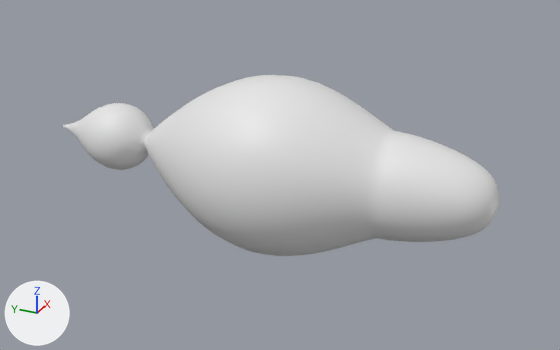
The glTF model frontend/public/fish322.glb as it was, and as the next commit left it.
Before and after are seen from a camera (50 mm lens) standing at (-15.86, -10.81, 7.68) and looking at (0.12, -3.62, -0.32). Every picture has the same lights, and +X, +Y and +Z are marked at lower left. The first picture is the older version. Vertices at exactly the same position are counted once.

Names of what the first picture shows: 'Fish'.
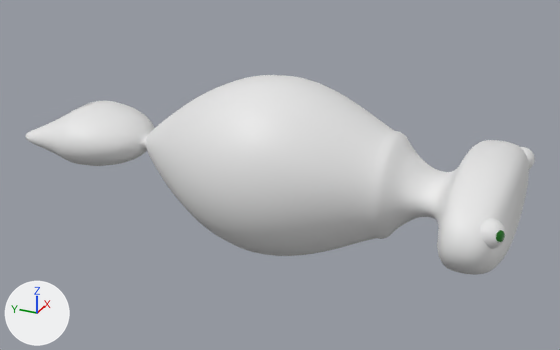
Edits to the bpy script that builds the scene:
```text
Add mat_tailmaterial_275:
    mat_tailmaterial_275 = principled_material('TailMaterial.275')
    mat_tailmaterial_275.base_color = (0.8, 0.8, 0.8)  # white #e7e7e7
Add mat_material_550:
    mat_material_550 = principled_material('Material.550')
    mat_material_550.base_color = (0.00262, 0.164, 0.00313)  # dark green #09710a
Change me_headmesh3_076:
    used by ob_fish; location = (0.0, 0.0, 0.0)
    remove me_headmesh3_076.from_pydata(...)  # 6048 vertices, 12062 faces; spans x -2.22..2.22, y -8.94..2.89, z -2.19..2.19
    add me_headmesh3_076.from_pydata(...)  # 7236 vertices, 14460 faces; spans x -2.51..2.51, y -9.38..3.37, z -2.19..2.19
    me_headmesh3_076 part 1: a new loose piece of 482 vertices spanning x 1.7..2.3, y -9.38..-8.77, z 0.03..0.63
    me_headmesh3_076 part 2: a new loose piece of 482 vertices spanning x -2.3..-1.7, y -9.38..-8.77, z 0.03..0.63
    me_headmesh3_076 part 3: 1536 vertices removed from x -1.25..1.25, y -8.94..-6.6, z -1.25..1.25; 2304 vertices added at x -2.51..2.51, y -9.37..-6.6, z -1.19..1.19
    me_headmesh3_076 part 4: 1534 vertices removed from x -0.89..0.89, y 0.1..2.89, z -0.89..0.89; 990 vertices added at x -1.32..1.32, y 0.1..3.37, z -0.81..0.81
    add me_headmesh3_076.materials.append(mat_material_550)  # dark green #09710a
    add me_headmesh3_076.materials.append(mat_tailmaterial_275)  # white #e7e7e7
```

What differs and where, as boxes [x1, y1, x2, y2] in the pictures (560 x 350 px; the box of a moved part takes in the faces that stretch with it):
'Fish', reshaped (16% wider, 10% taller)
    before: [62, 75, 499, 256]
    after: [26, 75, 535, 275]
part 1 of me_headmesh3_076, added
    after: [521, 147, 535, 169]
part 2 of me_headmesh3_076, added
    after: [480, 218, 506, 249]
part 3 of me_headmesh3_076, moved or reshaped
    before: [375, 132, 499, 242]
    after: [375, 132, 529, 275]
part 4 of me_headmesh3_076, moved or reshaped
    before: [62, 103, 153, 170]
    after: [26, 101, 154, 166]
